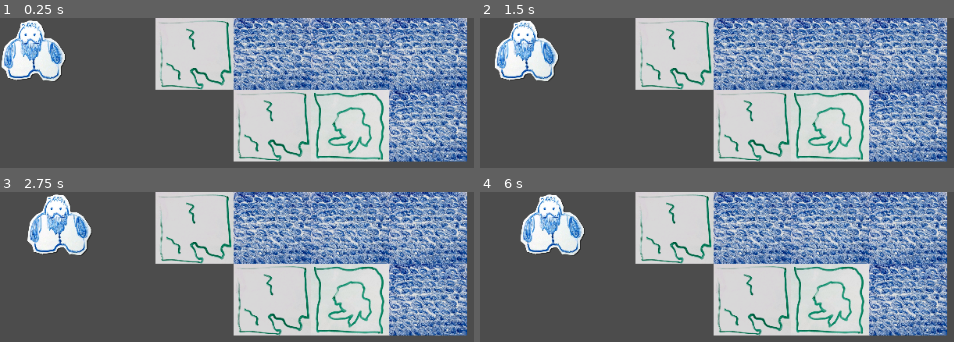
Above: before the commit, frames 1-4 (two rows, left to right).
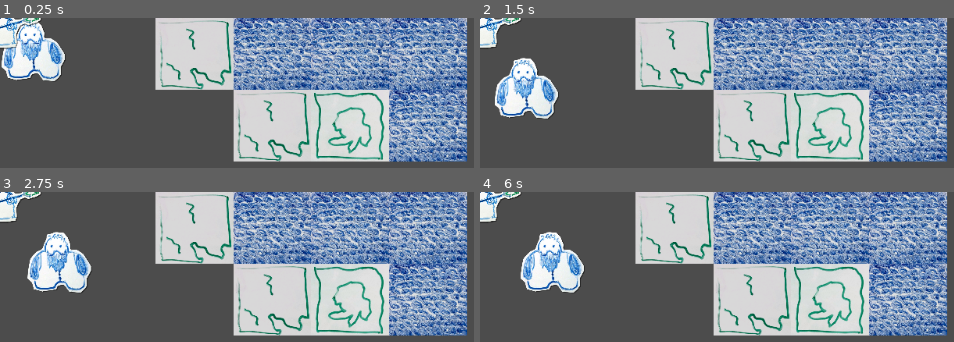
Above: after the commit, the same moments.

Repository: alexAkselrod/alco
Game: Godot game, scene res://root.tscn
Same seed, same stepped clock (60 frames per second), same inputs: the game is played once before the commit and once after it.
Inputs:
- Up to frame 1 (0.25 s): no input
- Up to frame 2 (1.5 s): tap Enter at 0.5 s; hold Right (ui_right) 0.53-1.28 s; tap Space at 1.25 s
- Up to frame 3 (2.75 s): tap Enter at 2 s; hold Right (ui_right) from 2.03 s (still down)
- Up to frame 4 (6 s): tap Space at 2.75, 4.25 s; tap Enter at 3.5 s; release Right (ui_right) at 3.53 s; hold Right (ui_right) from 5.78 s (still down)

The runs differ from the first frame. In frame 1, 0.9% of the frame differs, in the area x 0-9%, y 0-21%; in frame 2, 7.6%; in frame 3, 7.6%; in frame 4, 7.6%, in the area x 0-23%, y 0-68%.

Commit message:
add mage

Diff:
--- /dev/null
+++ b/mage.gd
@@ -0,0 +1,13 @@
+extends KinematicBody2D
+
+# Declare member variables here. Examples:
+# var a = 2
+# var b = "text"
+
+# Called when the node enters the scene tree for the first time.
+func _ready():
+	pass # Replace with function body.
+
+# Called every frame. 'delta' is the elapsed time since the previous frame.
+#func _process(delta):
+#	pass
--- /dev/null
+++ b/mage.tscn
@@ -0,0 +1,17 @@
+[gd_scene load_steps=4 format=2]
+
+[ext_resource path="res://mage.gd" type="Script" id=1]
+[ext_resource path="res://маг.png" type="Texture" id=2]
+
+[sub_resource type="RectangleShape2D" id=1]
+extents = Vector2( 281.072, 259.866 )
+
+[node name="mage" type="KinematicBody2D"]
+script = ExtResource( 1 )
+
+[node name="mage_sprite" type="Sprite" parent="."]
+texture = ExtResource( 2 )
+
+[node name="CollisionShape2D" type="CollisionShape2D" parent="."]
+position = Vector2( -4.40125, -4.8414 )
+shape = SubResource( 1 )
--- a/root.tscn
+++ b/root.tscn
@@ -1,7 +1,8 @@
-[gd_scene load_steps=3 format=2]
+[gd_scene load_steps=4 format=2]
 
 [ext_resource path="res://tileset.tres" type="TileSet" id=1]
 [ext_resource path="res://dwarf.tscn" type="PackedScene" id=2]
+[ext_resource path="res://mage.tscn" type="PackedScene" id=3]
 
 [node name="root" type="Node2D"]
 
@@ -14,4 +15,5 @@
 
 [node name="dwarf" parent="TileMap" instance=ExtResource( 2 )]
 position = Vector2( 216.144, 213.3 )
-scale = Vector2( 1, 1 )
+
+[node name="mage" parent="TileMap" instance=ExtResource( 3 )]
